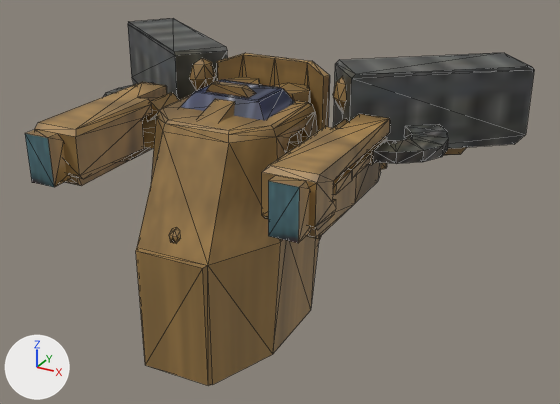
Before and after pictures for a commit that changed the COLLADA model art/meshes/structural/torreta_VBL.dae.
One viewpoint serves both versions: a 50 mm lens placed at (5.99, -10.1, 5.88), pointed at (0.27, 0.3, 0.68). Arrows for +X, +Y and +Z are at lower left; the lights stay in place. Mesh edges are drawn as thin lines.

In view in the first picture: 'torreta'.
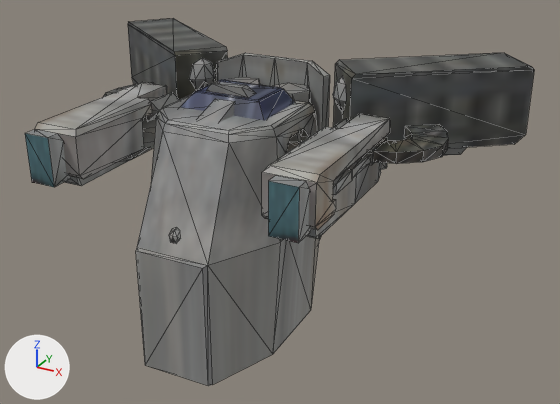
Changed parts and their boxes (x1, y1, x2, y2) in the pictures (560 x 404 px):
'torreta', surface changed (brown to grey): (25, 53, 467, 386) in both

The change, as a list of edits to the scene's bpy script:
```text
Add img_alliance_struct_png:
    img_alliance_struct_png = load_image('alliance_struct.png', '../../textures/skins/structural/alliance_struct.png', 2048, 1024, 'sRGB')
Change mat_34647e37_dds:
    mat_34647e37_dds.texture: img_coalition_struct_png -> img_alliance_struct_png
```
